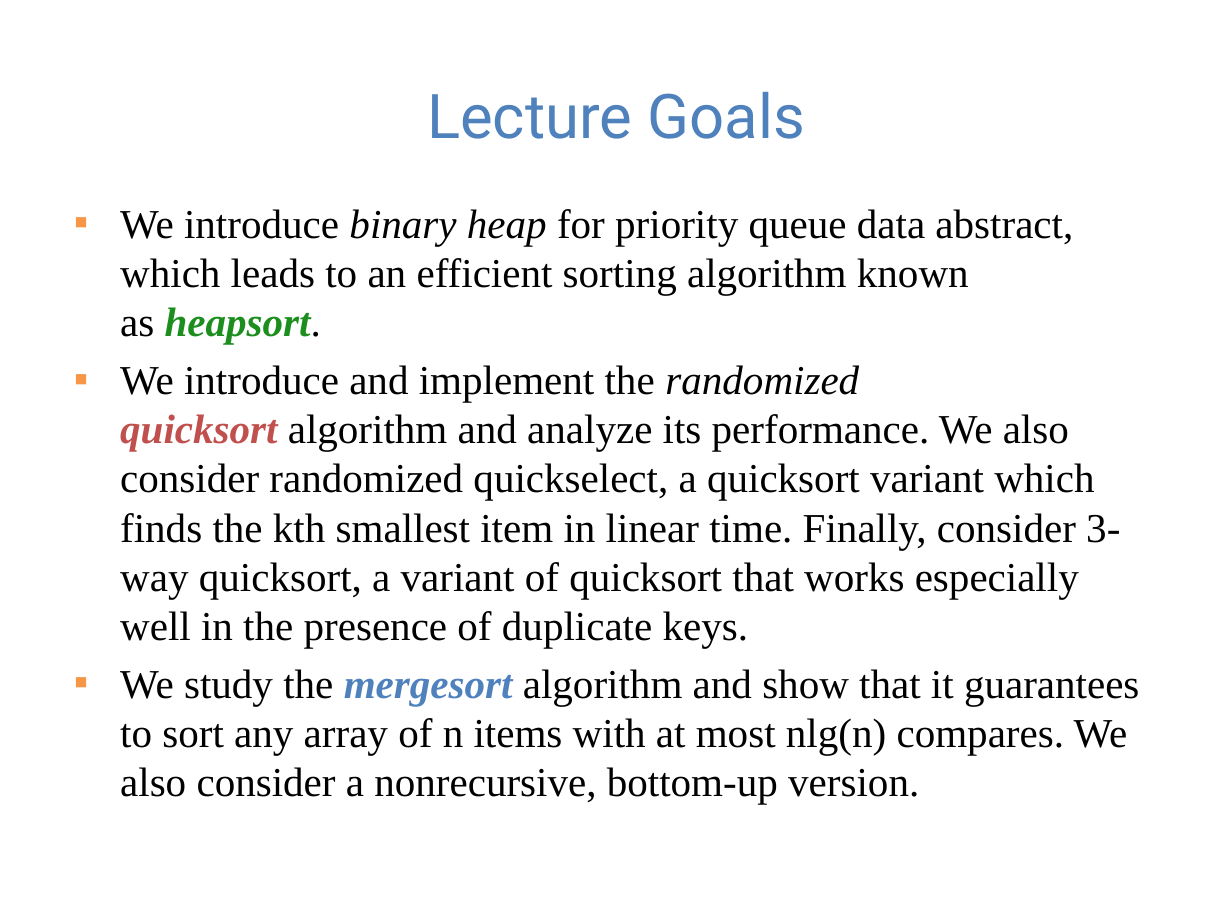
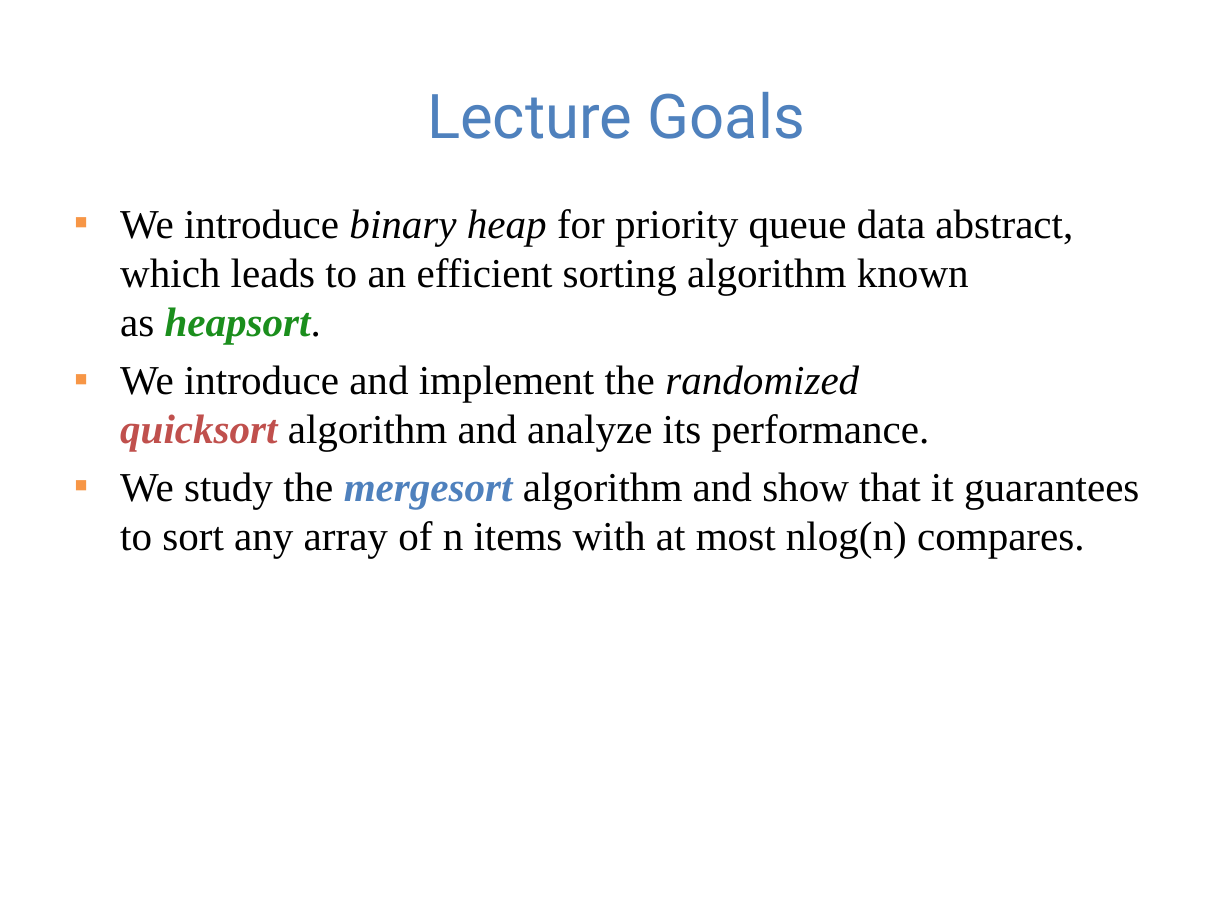
Before and after one commit to guhofstra/CSC111Fa25, a slide deck: slide 2 of PPTs/Lecture 13-sorting algorithms.pptx. Drawn at 1232x924 pixels with LibreOffice and Linux fonts; fonts in the diff are those of the drawing. Boxes give left, top, right and bottom in pixels: in the first picture for what was removed or moved away, otherwise in the second. Text is boxed around its words. In the diff, an @@ line names an element or a change of style, - is before the commit and + after.

```diff
--- a/PPTs/Lecture 13-sorting algorithms.pptx
+++ b/PPTs/Lecture 13-sorting algorithms.pptx
@@ text at <box>120,365,1139,558</box>: text changed @@
-▪ We introduce and implement the randomized quicksort algorithm and analyze its performance. We also consider randomized quickselect, a quicksort variant which finds the kth smallest item in linear time. Finally, consider 3-way quicksort, a variant of quicksort that works especially well in the presence of duplicate keys.
-▪ We study the mergesort algorithm and show that it guarantees to sort any array of n items with at most nlg(n) compares. We also consider a nonrecursive, bottom-up version.
+▪ We introduce and implement the randomized quicksort algorithm and analyze its performance.
+▪ We study the mergesort algorithm and show that it guarantees to sort any array of n items with at most nlog(n) compares.
```
Also in this commit, not shown: 4 other slides changed, 1 slide added, 2 other files.
